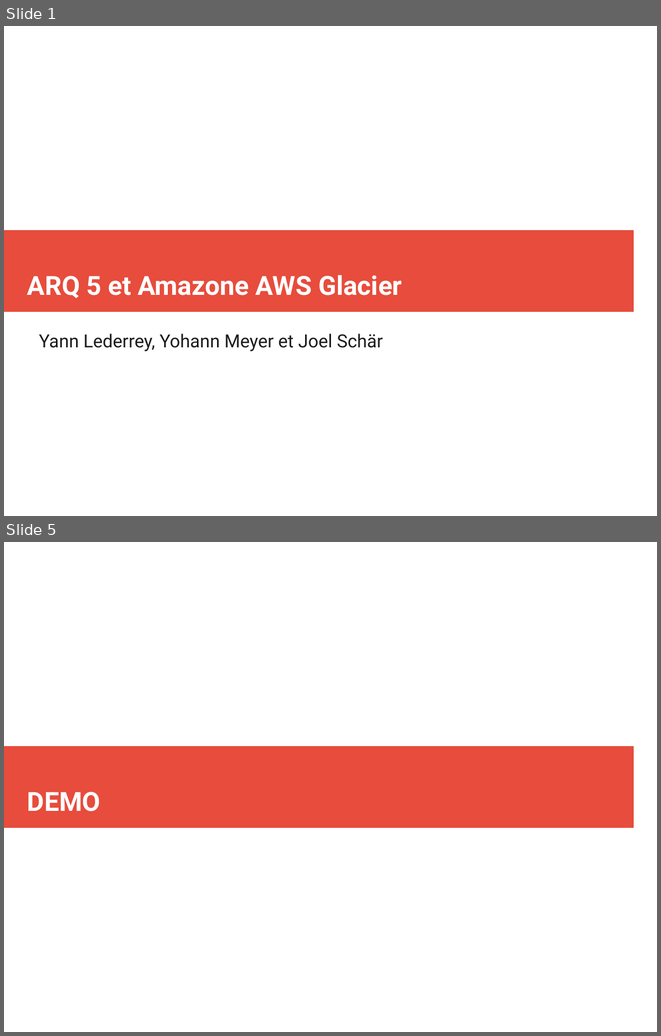
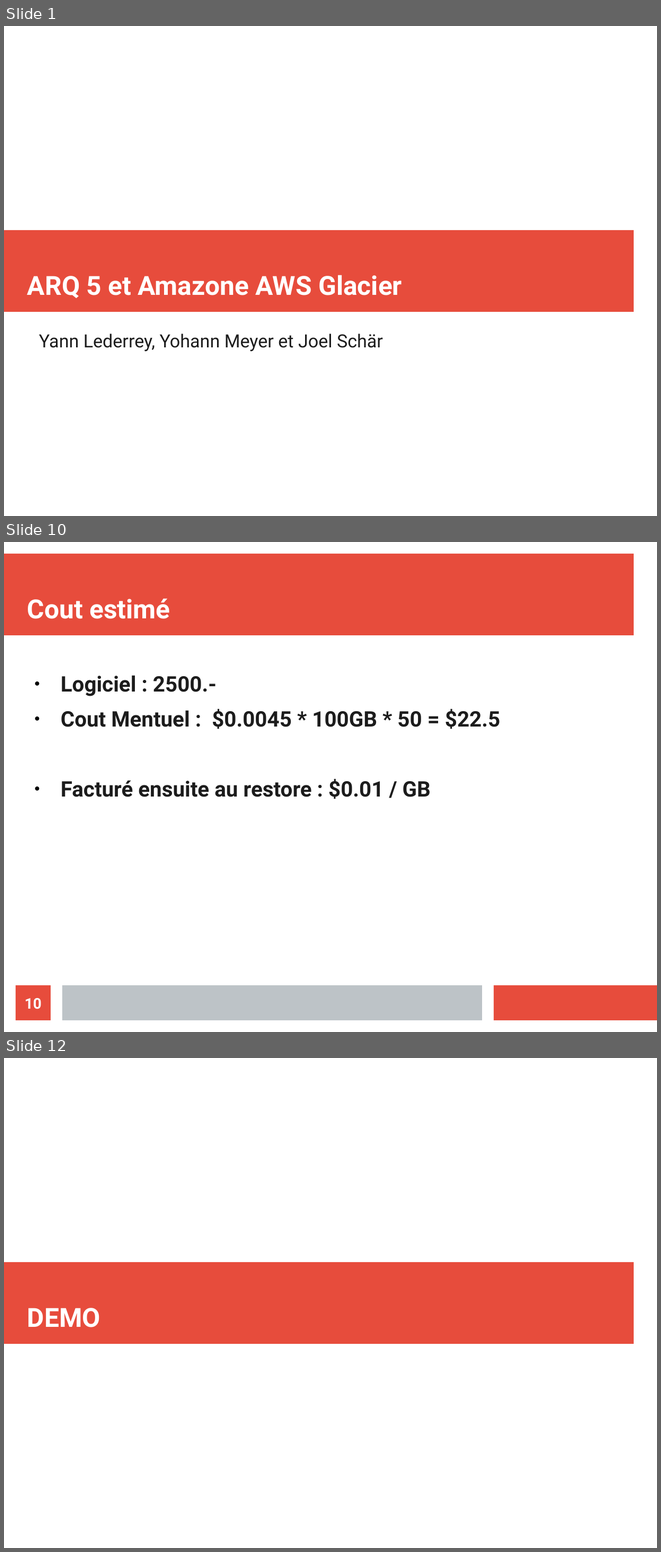
Before and after one commit to Nyahon/AIT, a slide deck: AIT_Amazon_Presentation.odp. Shown one above the other, each under a label of ours: slides 1 and 5 before the commit, slides 1, 10 and 12 after it; the slides between them are not shown. The pictures are 661x1036 and 661x1552 pixels, drawn with LibreOffice and Linux fonts; fonts in the diff are those of the drawing. Boxes give left, top, right and bottom in pixels: in the first picture for what was removed or moved away, otherwise in the second. Text is boxed around its words. In the diff, an @@ line names an element or a change of style, - is before the commit and + after.

```diff
--- a/AIT_Amazon_Presentation.odp
+++ b/AIT_Amazon_Presentation.odp
@@ slide 10 added at (x1=4, y1=542, x2=657, y2=1032), background #FFFFFF @@
@@ rectangle added at (x1=4, y1=554, x2=634, y2=636), fill #E74C3C @@
@@ title added at (x1=27, y1=598, x2=170, y2=619), 32 pt, text #FFFFFF, bold @@
+Cout estimé
@@ text added at (x1=61, y1=675, x2=500, y2=799), 26 pt, text #1C1C1C, bold @@
+● Logiciel : 2500.-
+● Cout Mentuel : $0.0045 * 100GB * 50 = $22.5
+● Facturé ensuite au restore : $0.01 / GB
@@ page number added at (x1=16, y1=985, x2=51, y2=1020), fill #E74C3C, 18 pt, text #FFFFFF, bold @@
+10
@@ rectangle added at (x1=62, y1=985, x2=482, y2=1020), fill #BDC3C7 @@
@@ rectangle added at (x1=494, y1=985, x2=657, y2=1020), fill #E74C3C @@
@@ what was slide 5 is now slide 12 @@
```
Also in this commit, not shown: 1 slide changed, 8 other slides added, 2 slides removed.
